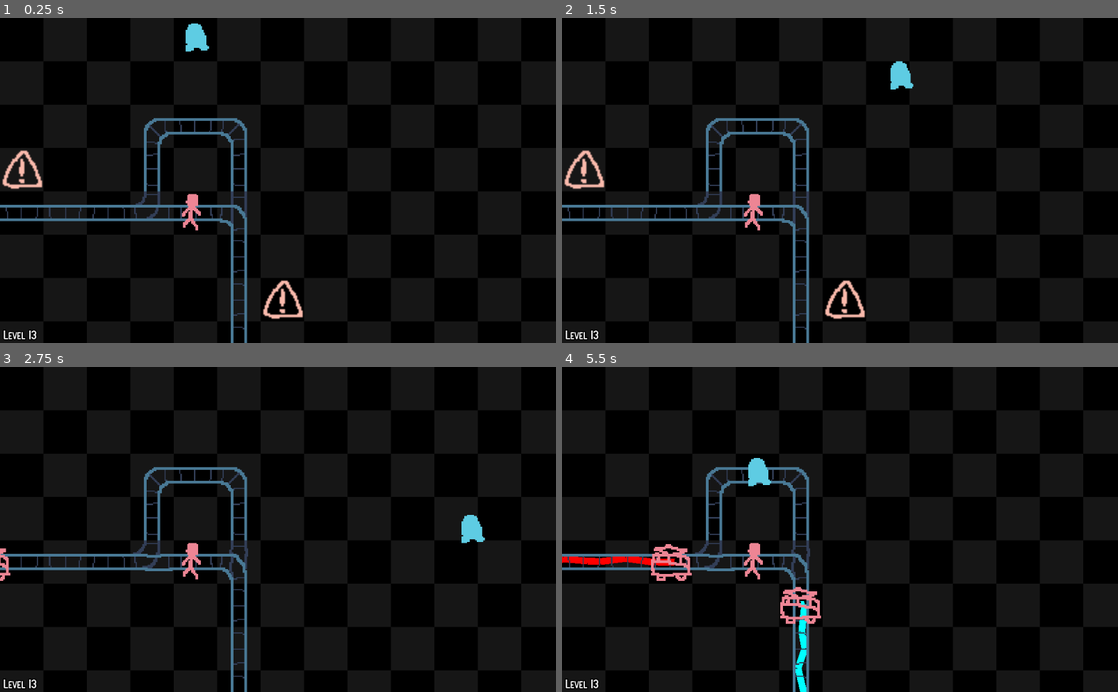
Above: before the commit, frames 1-4 (two rows, left to right).
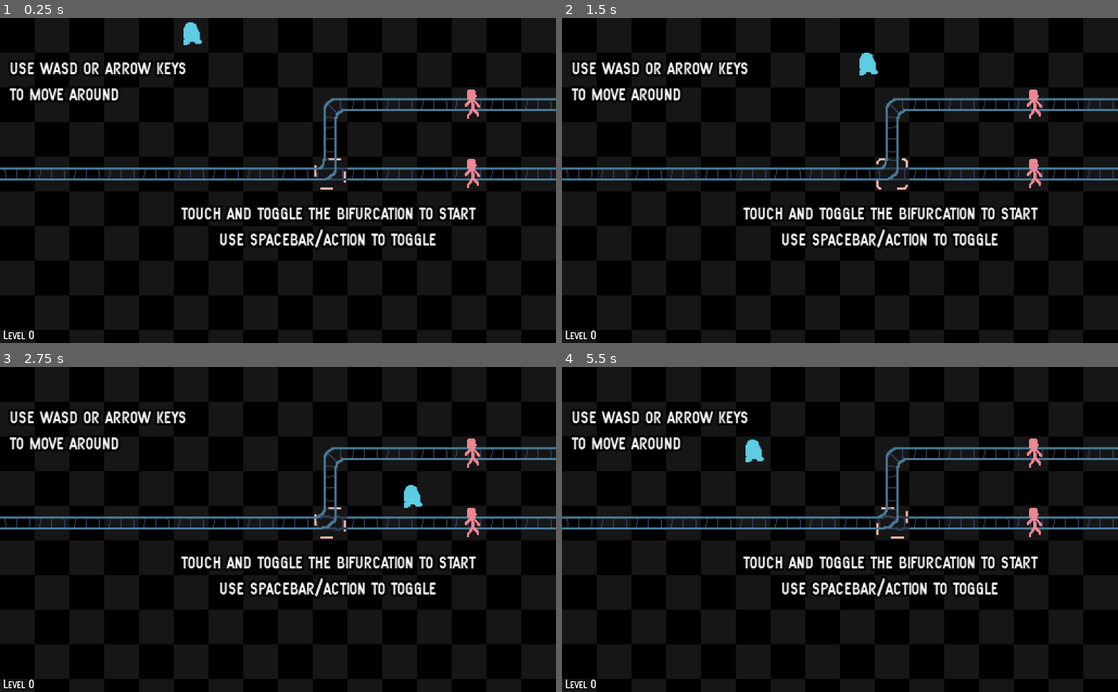
Above: after the commit, the same moments.

Repository: albertnez/ld50
Game: Godot game, scene res://scenes/world.tscn
Same seed, same stepped clock (60 frames per second), same inputs: the game is played once before the commit and once after it.
Inputs:
- Up to frame 1 (0.25 s): no input
- Up to frame 2 (1.5 s): tap Enter (restart) at 0.5 s; hold Right (ui_right) 0.53-1.28 s; hold Down (ui_down) from 1.28 s (still down)
- Up to frame 3 (2.75 s): release Down (ui_down) at 2.03 s; hold Right (ui_right) from 2.03 s (still down)
- Up to frame 4 (5.5 s): release Right (ui_right) at 2.78 s; hold Up (ui_up) 2.78-3.53 s; hold Left (ui_left) 3.53-5.03 s; hold Down (ui_down) from 5.03 s (still down)

The runs differ from the first frame. In frame 1, 9.7% of the frame differs, in the area x 0-100%, y 1-100%; in frame 2, 10%; in frame 3, 9.2%; in frame 4, 10%, in the area x 0-100%, y 13-100%.

Commit message:
minor touches to some levels

Diff:
--- a/scenes/levels/level04.tscn
+++ b/scenes/levels/level04.tscn
@@ -3,7 +3,7 @@
 [ext_resource path="res://scenes/tilemap.tscn" type="PackedScene" id=1]
 
 [node name="TileMap" instance=ExtResource( 1 )]
-tile_data = PoolIntArray( 4, 536870913, 131072, 196608, 1, 1 …(77 unchanged characters)…  262146, 1, 0, 262147, 1, 0, 262148, 1, 2, 262149, 1610612737, 0, 262150, 1610612737, 0, 262151, 1, 65536, 262152, 1610612737, 0, 262153, 1610612737, 0, 262154, 1610612737, 0, 262155, 1610612737, 0, 262156, 1610612737, 0, 262157, 1610612737, 0, 262158, 1610612737, 0, 262159, 1610612737, 0, 327684, -1610612735, 0, 393220, -1073741823, 1, 393221, 1, 0, 393222, 1, 0, 393223, 1, 0, 393224, 1, 3, 458756, -2147483647, 1, 458757, 536870913, 0, 458758, 1073741825, 2, 458759, 1073741825, 0, 458760, 1073741825, 3 )
+tile_data = PoolIntArray( 4, 536870913, 131072, 196608, 1, 1 …(77 unchanged characters)…  262146, 1, 0, 262147, 1, 0, 262148, 1, 1, 262149, 1610612737, 0, 262150, 1610612737, 0, 262151, 1, 65536, 262152, 1610612737, 0, 262153, 1610612737, 0, 262154, 1610612737, 0, 262155, 1610612737, 0, 262156, 1610612737, 0, 262157, 1610612737, 0, 262158, 1610612737, 0, 262159, 1610612737, 0, 327684, -1610612735, 0, 393220, -1073741823, 1, 393221, 1, 0, 393222, 1, 0, 393223, 1, 0, 393224, 1, 3, 458756, -2147483647, 1, 458757, 536870913, 0, 458758, 1073741825, 2, 458759, 1073741825, 0, 458760, 1073741825, 3, 524292, -1610612735, 3 )
 TROLLEY_WAIT_TIME = 3.0
 
 [node name="DefaultLabel" parent="Control" index="0"]
@@ -15,6 +15,8 @@
 
 "
 
-[node name="TrolleyWarningSprite" parent="." index="5"]
-animation = "default"
-frame = 1
+[node name="ActionHoverIndicator" parent="." index="5"]
+frame = 0
+
+[node name="LevelTileHintSprite" parent="." index="7"]
+frame = 5
--- a/scenes/levels/level06.tscn
+++ b/scenes/levels/level06.tscn
@@ -7,13 +7,16 @@
 TROLLEY_WAIT_TIME = 3.0
 
 [node name="DefaultLabel" parent="Control" index="0"]
-margin_left = 6.0
-margin_top = 11.0
-margin_right = 328.0
-margin_bottom = 66.0
+margin_left = 128.0
+margin_top = 220.0
+margin_right = 450.0
+margin_bottom = 275.0
 text = "reverse
 
 "
 
-[node name="TrolleyWarningSprite" parent="." index="5"]
-animation = "default"
+[node name="ActionHoverIndicator" parent="." index="5"]
+frame = 8
+
+[node name="LevelTileHintSprite" parent="." index="7"]
+frame = 8
--- a/scenes/tilemap.tscn
+++ b/scenes/tilemap.tscn
@@ -201,7 +201,7 @@
 show_behind_parent = true
 scale = Vector2( 0.91, 0.91 )
 frames = SubResource( 15 )
-frame = 9
+frame = 7
 playing = true
 
 [node name="LineDrawers" type="Node2D" parent="."]
--- a/scenes/world.tscn
+++ b/scenes/world.tscn
@@ -13,7 +13,6 @@
 
 [node name="World" type="Node2D"]
 script = ExtResource( 1 )
-_current_level = 13
 
 [node name="ScaledView" type="Node2D" parent="."]
 
